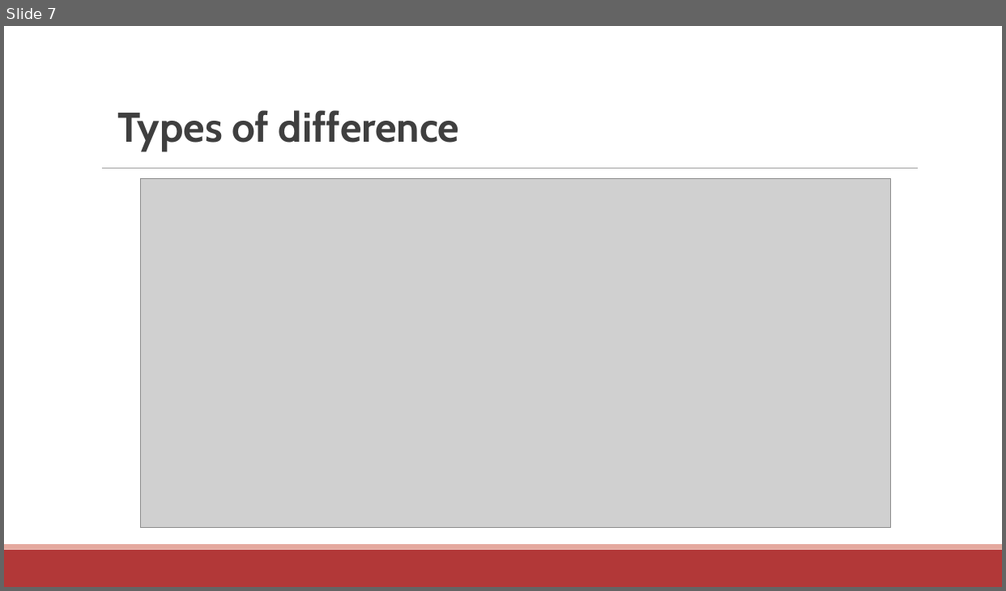
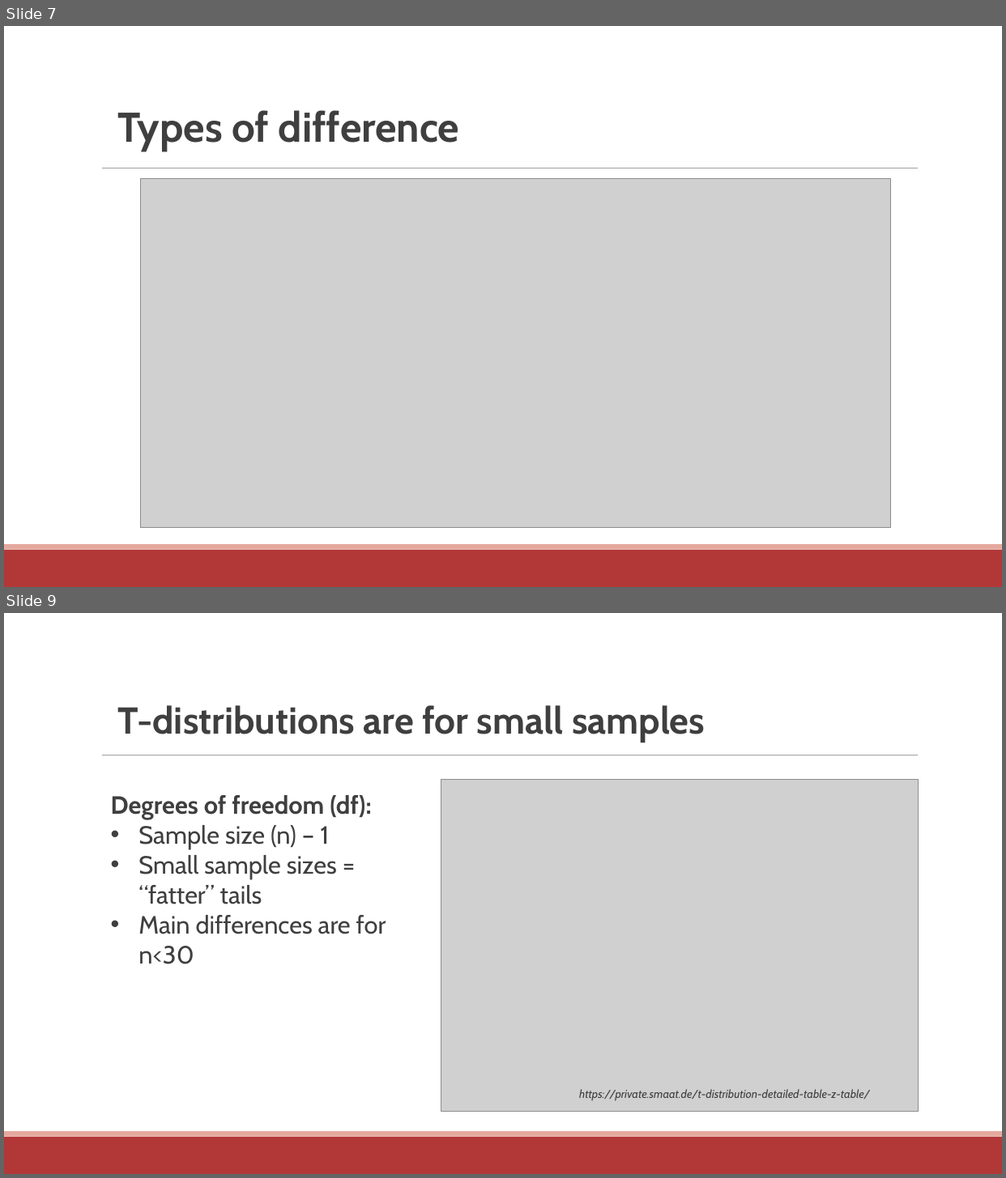
Before and after one commit to communitymaplab/geog4300_datascience, a slide deck: in_class_slides/geog4300_L13 Hypotheses and one sample tests and normality.pptx. Shown one above the other, each under a label of ours: slide 7 before the commit, slides 7 and 9 after it; the slides between them are not shown. The pictures are 1006x591 and 1006x1178 pixels, drawn with LibreOffice and Linux fonts; fonts in the diff are those of the drawing; grey boxes stand for pictures. Boxes give left, top, right and bottom in pixels: in the first picture for what was removed or moved away, otherwise in the second. Text is boxed around its words. In the diff, an @@ line names an element or a change of style, - is before the commit and + after.

```diff
--- a/in_class_slides/geog4300_L13 Hypotheses and one sample tests and normality.pptx
+++ b/in_class_slides/geog4300_L13 Hypotheses and one sample tests and normality.pptx
@@ slide 9 added at (4, 613, 1002, 1174), background #FFFFFF; not listed: 3 template elements that a slide beside it also shows @@
@@ text added at (117, 705, 705, 743), 36 pt, text #3F3F3F, bold @@
+T-distributions are for small samples
@@ picture added at (441, 780, 918, 1112) @@
@@ text added at (111, 795, 386, 965), 24 pt, text #3F3F3F @@
+Degrees of freedom (df):
+• Sample size (n) – 1
+• Small sample sizes = “fatter” tails
+• Main differences are for n<30
@@ text added at (579, 1089, 870, 1101), 11 pt, text #3F3F3F, italic @@
+https://private.smaat.de/t-distribution-detailed-table-z-table/
```
Also in this commit, not shown: 2 slides changed, 4 other slides added, 2 other files.
